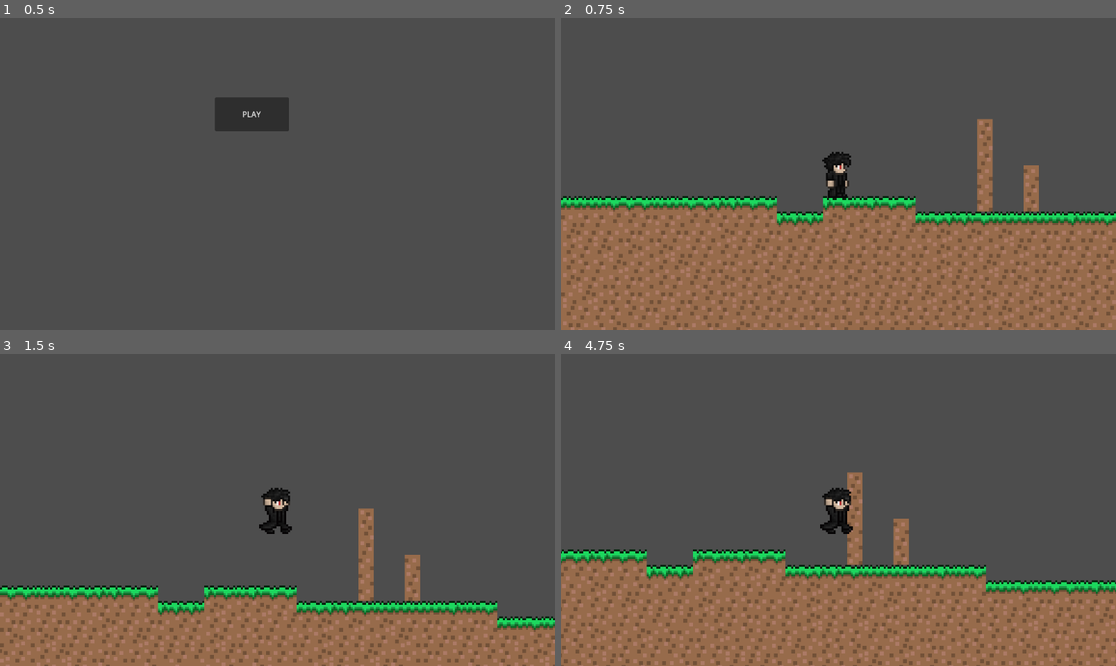
Above: before the commit, frames 1-4 (two rows, left to right).
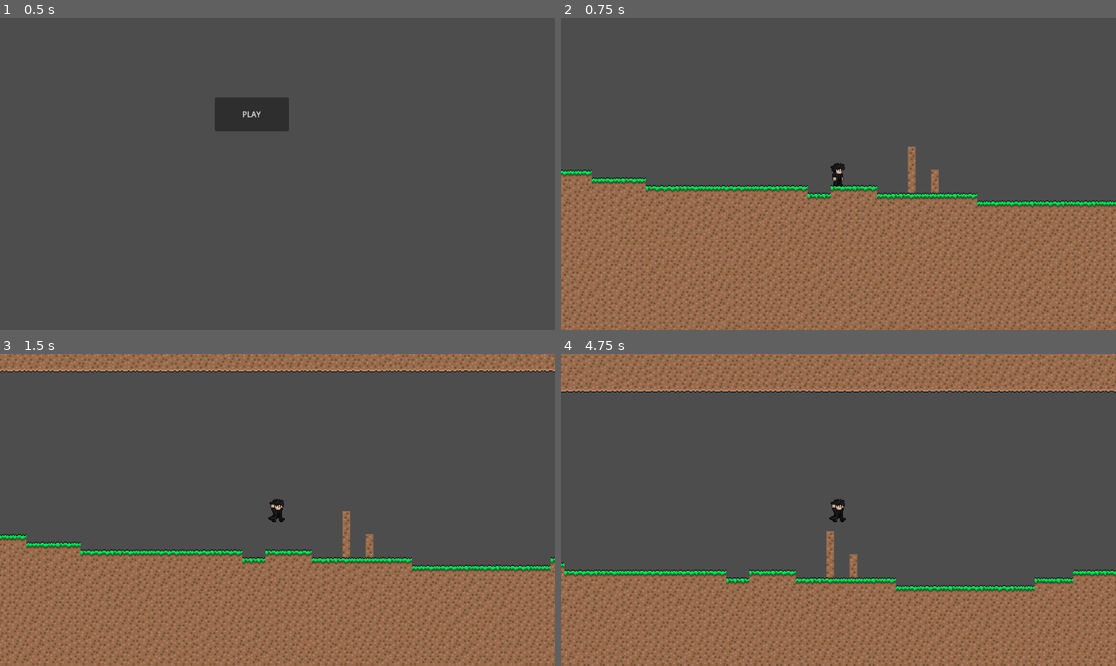
Above: after the commit, the same moments.

Repository: DarkNoriss/Better-Terraria
Game: Godot game, scene res://scenes/main_menu.tscn
Same seed, same stepped clock (60 frames per second), same inputs: the game is played once before the commit and once after it. The project has no main scene, so this scene is started directly.
Inputs:
- Up to frame 1 (0.5 s): no input
- Up to frame 2 (0.75 s): click "PLAY" at 0.5 s
- Up to frame 3 (1.5 s): tap Enter (ui_accept) at 1.25 s; hold D (ui_right) from 1.28 s (still down); hold Enter (ui_accept) from 1.28 s (still down)
- Up to frame 4 (4.75 s): release Enter (ui_accept) at 2.03 s; tap Enter (ui_accept) at 2.1, 2.27, 2.57, 3.6, 3.77, 4.07 s; release D (ui_right) at 2.78 s; hold A (ui_left) 2.78-3.53 s; hold Enter (ui_accept) 2.78-3.53 s; hold D (ui_right) from 3.53 s (still down); hold Enter (ui_accept) from 4.28 s (still down)

Frame 1 is identical in both runs. In frame 2, 22% of the frame differs, in the area x 0-100%, y 32-100%; in frame 3, 30%, in the area x 0-100%, y 0-100%; in frame 4, 29%.

Commit message:
Update player movement and animations

Diff:
--- a/src/scripts/player/player.gd
+++ b/src/scripts/player/player.gd
@@ -1,13 +1,18 @@
 extends CharacterBody2D
 
-@export var SPEED: float = 300.0
-@export var JUMP_VELOCITY: float = -400.0
+const SPEED: float = 500.0
+const JUMP_VELOCITY: float = -375.0
+const ACCELERATION: float = 400.0
+const DECELERATION: float = 800.0
+const VELOCITY_POWER: float = 0.9
+
+const MAX_JUMP_PRESS_DURATION: float = 0.16
+var jump_press_duration: float = 0.0
 
 @onready var anim = get_node("AnimationPlayer")
 
 # Get the gravity from the project settings to be synced with RigidBody nodes.
 var gravity = ProjectSettings.get_setting("physics/2d/default_gravity")
-var direction: float
 
 
 func _ready():
@@ -19,30 +24,53 @@
 
 
 func _physics_process(delta):
-	setAnimations()
+	var direction: float = Input.get_axis("ui_left", "ui_right")
 
-	# Add the gravity.
+	playerJump(delta)
+
+	playerMovement(direction, delta)
+
+	setAnimations(direction)
+	move_and_slide()
+
+
+func playerMovement(direction, delta):
+	# Apply gravity if the player is not on the floor
 	if not is_on_floor():
 		velocity.y += gravity * delta
 
-	# Handle jump.
-	if Input.is_action_just_pressed("ui_accept") and is_on_floor():
-		velocity.y = JUMP_VELOCITY
+	if direction:
+		# Calculate the target speed based on the direction
+		var target_speed = Vector2(direction * SPEED, velocity.y)
 
-	# Get the input direction and handle the movement/deceleration.
-	# As good practice, you should replace UI actions with custom gameplay actions.
-	direction = Input.get_axis("ui_left", "ui_right")
+		# Calculate the rate of acceleration or deceleration
+		var accel_rate = ACCELERATION * delta
 
-	if direction:
-		velocity.x = direction * SPEED
+		if direction > 0 and velocity.x < 0 or direction < 0 and velocity.x > 0:
+			accel_rate += DECELERATION * delta
 
-	else:
-		velocity.x = move_toward(velocity.x, 0, SPEED)
+		# Move the player towards the target speed at the calculated rate
+		velocity = velocity.move_toward(target_speed, accel_rate)
 
-	move_and_slide()
+	# If no direction is provided, decelerate the player to a stop
+	if direction == 0:
+		velocity = velocity.move_toward(Vector2(0, velocity.y), DECELERATION * delta)
 
 
-func setAnimations():
+func playerJump(delta):
+	if Input.is_action_just_pressed("ui_accept") and is_on_floor():
+		jump_press_duration = 0.0
+		velocity.y = JUMP_VELOCITY
+	elif Input.is_action_pressed("ui_accept") and jump_press_duration < MAX_JUMP_PRESS_DURATION:
+		jump_press_duration += delta
+		velocity.y = JUMP_VELOCITY
+	elif (
+		Input.is_action_just_released("ui_accept") or jump_press_duration >= MAX_JUMP_PRESS_DURATION
+	):
+		jump_press_duration = MAX_JUMP_PRESS_DURATION
+
+
+func setAnimations(direction):
 	if direction == -1:
 		get_node("AnimatedSprite2D").flip_h = true
 
@@ -50,7 +78,7 @@
 		get_node("AnimatedSprite2D").flip_h = false
 
 	if is_on_floor():
-		if direction == 0:
+		if direction == 0 and velocity.x == 0:
 			anim.play("idle")
 
 		else:
--- a/src/scripts/player/player.tscn
+++ b/src/scripts/player/player.tscn
@@ -168,6 +168,33 @@
 
 [sub_resource type="RectangleShape2D" id="RectangleShape2D_ic7cn"]
 size = Vector2(20, 46)
+
+[sub_resource type="Animation" id="Animation_jpj6d"]
+length = 0.001
+tracks/0/type = "value"
+tracks/0/imported = false
+tracks/0/enabled = true
+tracks/0/path = NodePath(".:animation")
+tracks/0/interp = 1
+tracks/0/loop_wrap = true
+tracks/0/keys = {
+"times": PackedFloat32Array(0),
+"transitions": PackedFloat32Array(1),
+"update": 1,
+"values": [&"jump"]
+}
+tracks/1/type = "value"
+tracks/1/imported = false
+tracks/1/enabled = true
+tracks/1/path = NodePath(".:frame")
+tracks/1/interp = 1
+tracks/1/loop_wrap = true
+tracks/1/keys = {
+"times": PackedFloat32Array(0),
+"transitions": PackedFloat32Array(1),
+"update": 1,
+"values": [0]
+}
 
 [sub_resource type="Animation" id="Animation_a11xq"]
 resource_name = "idle"
@@ -198,6 +225,35 @@
 "values": [0]
 }
 
+[sub_resource type="Animation" id="Animation_auwri"]
+resource_name = "jump"
+length = 0.1
+loop_mode = 1
+tracks/0/type = "value"
+tracks/0/imported = false
+tracks/0/enabled = true
+tracks/0/path = NodePath(".:animation")
+tracks/0/interp = 1
+tracks/0/loop_wrap = true
+tracks/0/keys = {
+"times": PackedFloat32Array(0),
+"transitions": PackedFloat32Array(1),
+"update": 1,
+"values": [&"jump"]
+}
+tracks/1/type = "value"
+tracks/1/imported = false
+tracks/1/enabled = true
+tracks/1/path = NodePath(".:frame")
+tracks/1/interp = 1
+tracks/1/loop_wrap = true
+tracks/1/keys = {
+"times": PackedFloat32Array(0),
+"transitions": PackedFloat32Array(1),
+"update": 1,
+"values": [0]
+}
+
 [sub_resource type="Animation" id="Animation_ojjla"]
 resource_name = "run"
 length = 0.7
@@ -227,62 +283,6 @@
 "values": [0, 1, 2, 3, 4, 5, 6, 7, 8, 9, 10, 11, 12, 13]
 }
 
-[sub_resource type="Animation" id="Animation_auwri"]
-resource_name = "jump"
-length = 0.1
-loop_mode = 1
-tracks/0/type = "value"
-tracks/0/imported = false
-tracks/0/enabled = true
-tracks/0/path = NodePath(".:animation")
-tracks/0/interp = 1
-tracks/0/loop_wrap = true
-tracks/0/keys = {
-"times": PackedFloat32Array(0),
-"transitions": PackedFloat32Array(1),
-"update": 1,
-"values": [&"jump"]
-}
-tracks/1/type = "value"
-tracks/1/imported = false
-tracks/1/enabled = true
-tracks/1/path = NodePath(".:frame")
-tracks/1/interp = 1
-tracks/1/loop_wrap = true
-tracks/1/keys = {
-"times": PackedFloat32Array(0),
-"transitions": PackedFloat32Array(1),
-"update": 1,
-"values": [0]
-}
-
-[sub_resource type="Animation" id="Animation_jpj6d"]
-length = 0.001
-tracks/0/type = "value"
-tracks/0/imported = false
-tracks/0/enabled = true
-tracks/0/path = NodePath(".:animation")
-tracks/0/interp = 1
-tracks/0/loop_wrap = true
-tracks/0/keys = {
-"times": PackedFloat32Array(0),
-"transitions": PackedFloat32Array(1),
-"update": 1,
-"values": [&"jump"]
-}
-tracks/1/type = "value"
-tracks/1/imported = false
-tracks/1/enabled = true
-tracks/1/path = NodePath(".:frame")
-tracks/1/interp = 1
-tracks/1/loop_wrap = true
-tracks/1/keys = {
-"times": PackedFloat32Array(0),
-"transitions": PackedFloat32Array(1),
-"update": 1,
-"values": [0]
-}
-
 [sub_resource type="AnimationLibrary" id="AnimationLibrary_rhvx8"]
 _data = {
 "RESET": SubResource("Animation_jpj6d"),
@@ -317,4 +317,3 @@
 tree_root = SubResource("AnimationRootNode_u8o60")
 
 [node name="Camera2D" type="Camera2D" parent="."]
-zoom = Vector2(2, 2)
